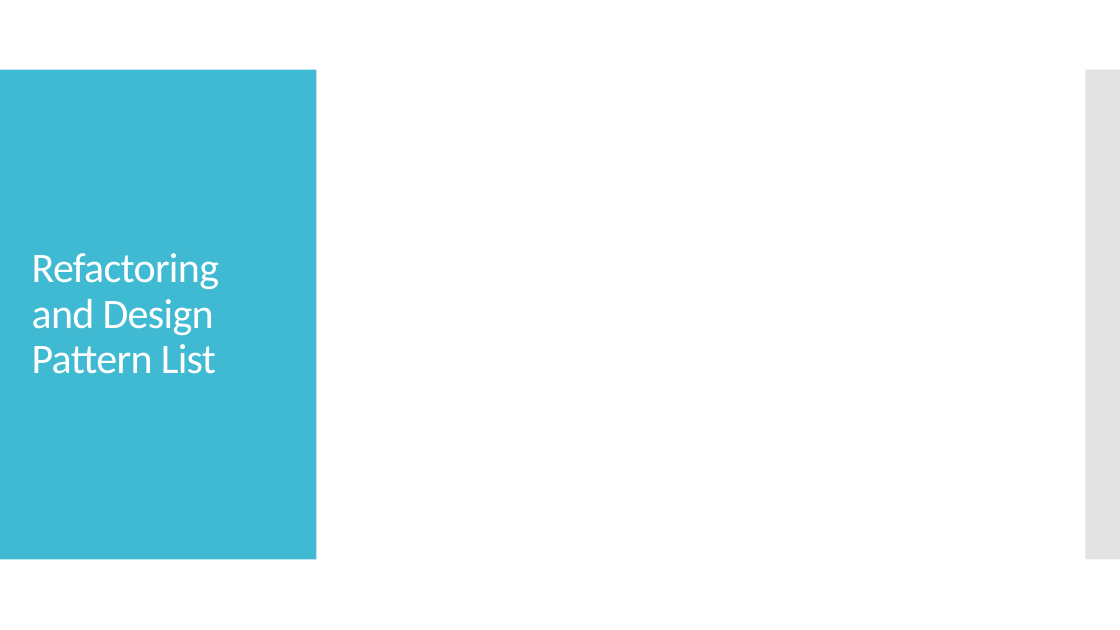
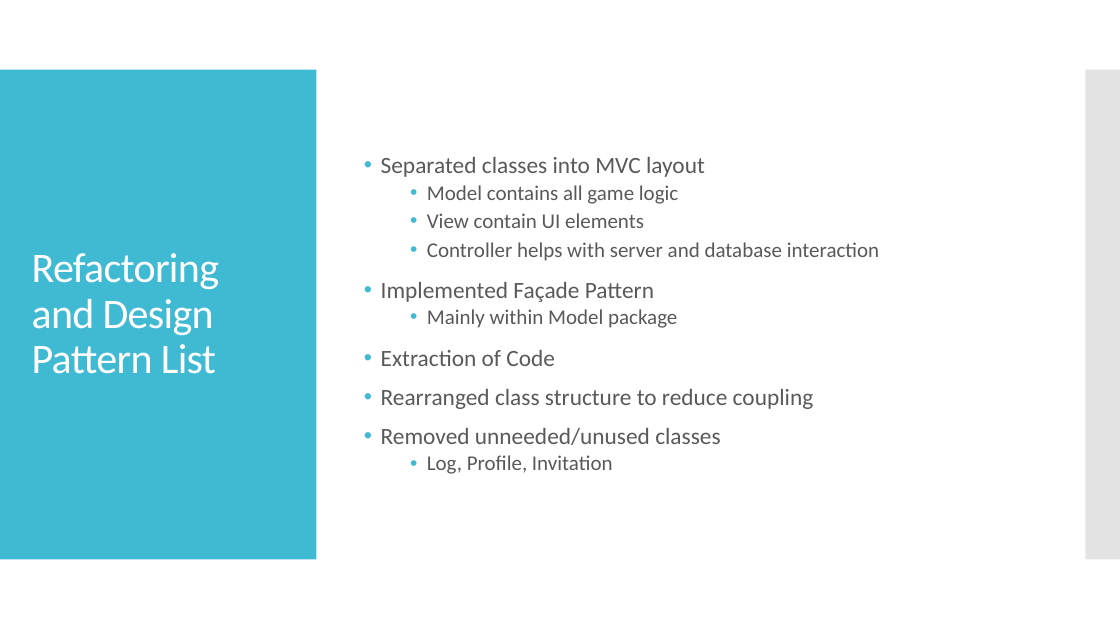
Before and after one commit to NickWaltCSU/cs414-f17-301-UltraLiteCoding, a slide deck: slide 15 of Presentation 5/Presentation.pptx. Drawn at 1120x630 pixels with LibreOffice and Linux fonts; fonts in the diff are those of the drawing. Boxes give left, top, right and bottom in pixels: in the first picture for what was removed or moved away, otherwise in the second. Text is boxed around its words. In the diff, an @@ line names an element or a change of style, - is before the commit and + after.

Commit message:
Updated presentation to include refactoring and such

```diff
--- a/Presentation 5/Presentation.pptx
+++ b/Presentation 5/Presentation.pptx
@@ text added at <box>381,157,879,474</box>, 18 pt, text #595959 @@
+• Separated classes into MVC layout
+  • Model contains all game logic
+  • View contain UI elements
+  • Controller helps with server and database interaction
+• Implemented Façade Pattern
+  • Mainly within Model package
+• Extraction of Code
+• Rearranged class structure to reduce coupling
+• Removed unneeded/unused classes
+  • Log, Profile, Invitation
```
